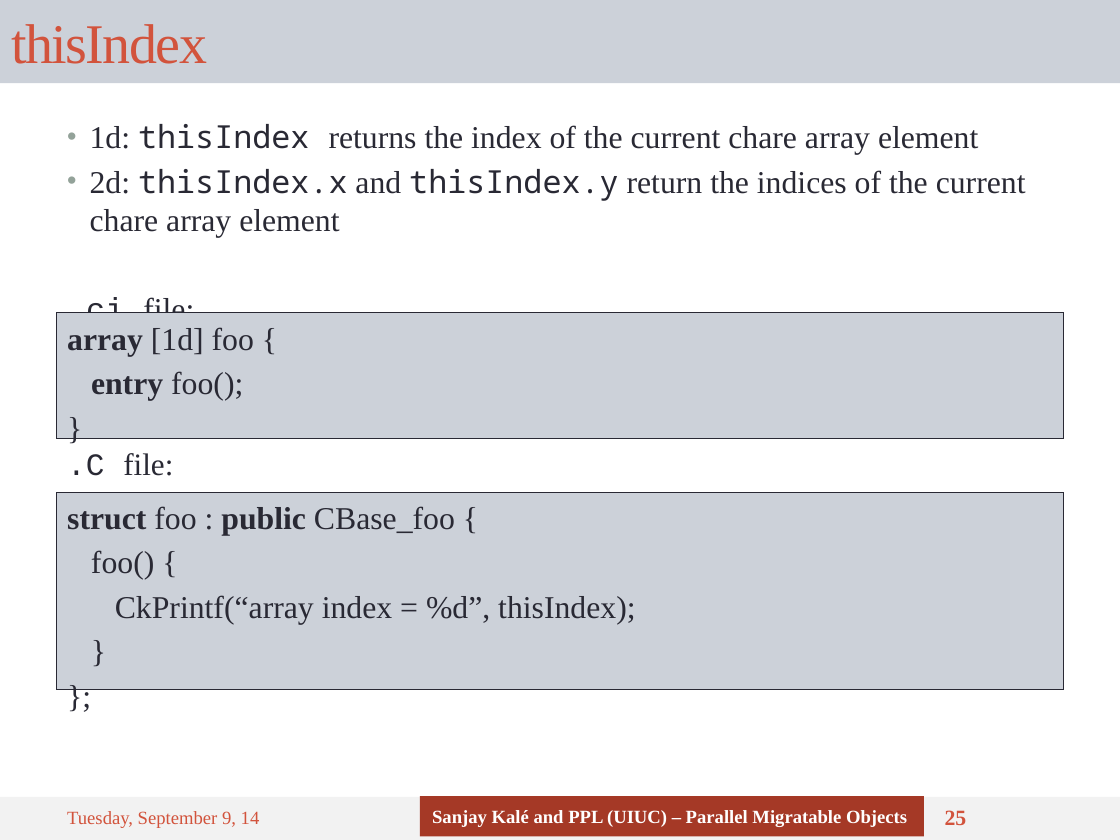
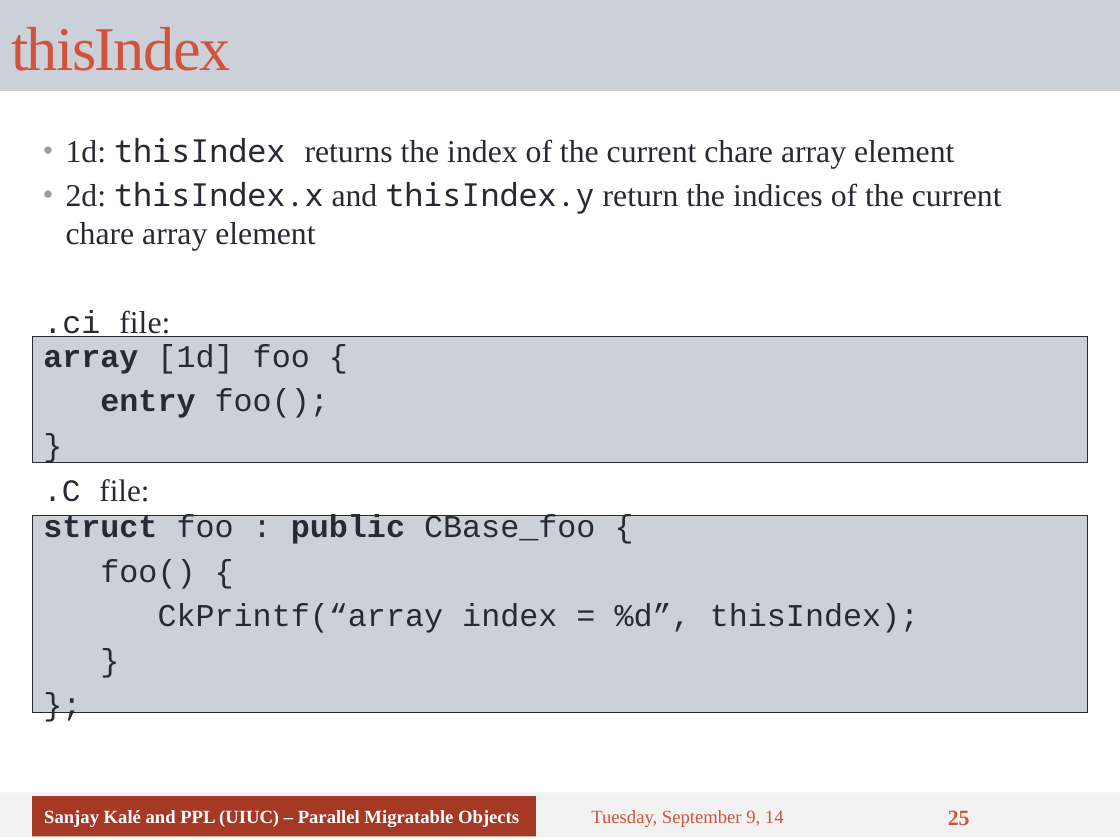
Before and after one commit to UIUC-PPL/charm_tutorial, a slide deck: slide 25 of tutorial-04-charm_basics.pptx. Drawn at 1120x840 pixels with LibreOffice and Linux fonts; fonts in the diff are those of the drawing. Boxes give left, top, right and bottom in pixels: in the first picture for what was removed or moved away, otherwise in the second. Text is boxed around its words. In the diff, an @@ line names an element or a change of style, - is before the commit and + after.

```diff
--- a/tutorial-04-charm_basics.pptx
+++ b/tutorial-04-charm_basics.pptx
@@ title "thisIndex": place and size @@
-title "thisIndex" at box(0, 0, 1120, 83)
+title "thisIndex" at box(0, 0, 1120, 91)
@@ title "thisIndex" at box(0, 0, 1120, 91): size 36 to 40 pt @@
@@ text "1d: thisIndex returns the index ...": place and size @@
-text "1d: thisIndex returns the index ..." at box(67, 124, 1026, 313)
+text "1d: thisIndex returns the index ..." at box(43, 138, 1002, 342)
@@ text "1d: thisIndex returns the index ..." at box(43, 138, 1002, 342): vertical alignment top to middle @@
@@ text "array [1d] foo {" at box(32, 336, 1088, 461): font Times New Roman to Courier New; vertical alignment top to middle @@
@@ text "array [1d] foo {": place and size @@
-text "array [1d] foo {" at box(56, 312, 1064, 438)
+text "array [1d] foo {" at box(32, 336, 1088, 461)
@@ text ".C file:" at box(43, 479, 149, 502): vertical alignment top to middle @@
@@ text ".C file:": place and size @@
-text ".C file:" at box(67, 453, 173, 476)
+text ".C file:" at box(43, 479, 149, 502)
@@ text "struct foo : public CBase_foo ...": place and size @@
-text "struct foo : public CBase_foo ..." at box(56, 492, 1064, 689)
+text "struct foo : public CBase_foo ..." at box(32, 515, 1088, 712)
@@ text "struct foo : public CBase_foo ..." at box(32, 515, 1088, 712): font Times New Roman to Courier New; vertical alignment top to middle @@
@@ rectangle: place and size @@
-rectangle at box(0, 797, 1120, 840)
+rectangle at box(0, 793, 1120, 838)
@@ rectangle "Sanjay Kalé and PPL (UIUC) ...": place and size @@
-rectangle "Sanjay Kalé and PPL (UIUC) ..." at box(420, 796, 924, 837)
+rectangle "Sanjay Kalé and PPL (UIUC) ..." at box(32, 796, 536, 837)
@@ text "Tuesday, September 9, 14": place and size @@
-text "Tuesday, September 9, 14" at box(67, 811, 260, 828)
+text "Tuesday, September 9, 14" at box(591, 810, 784, 827)
```
Also in this commit, not shown: 35 other slides changed.
